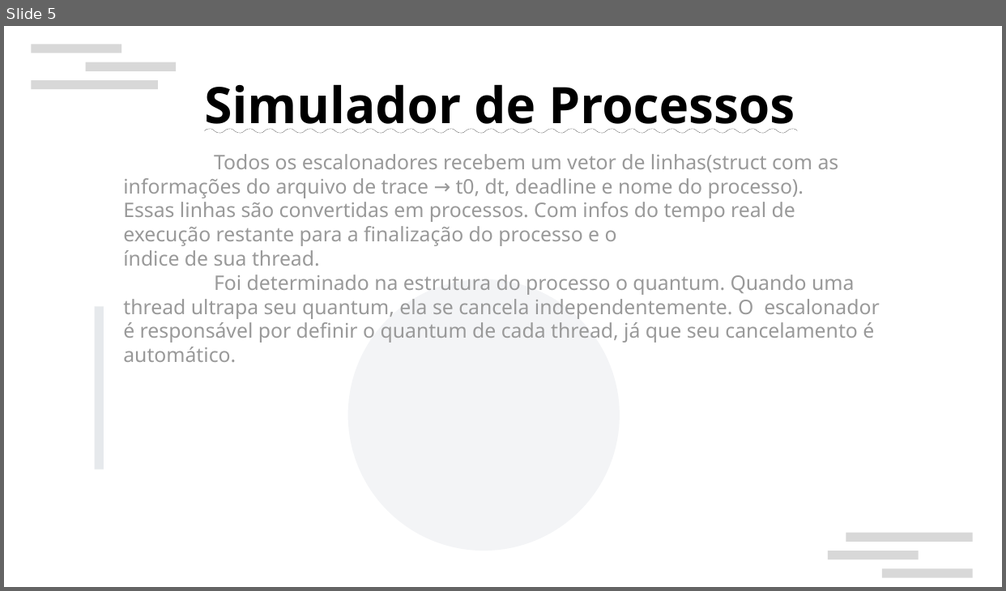
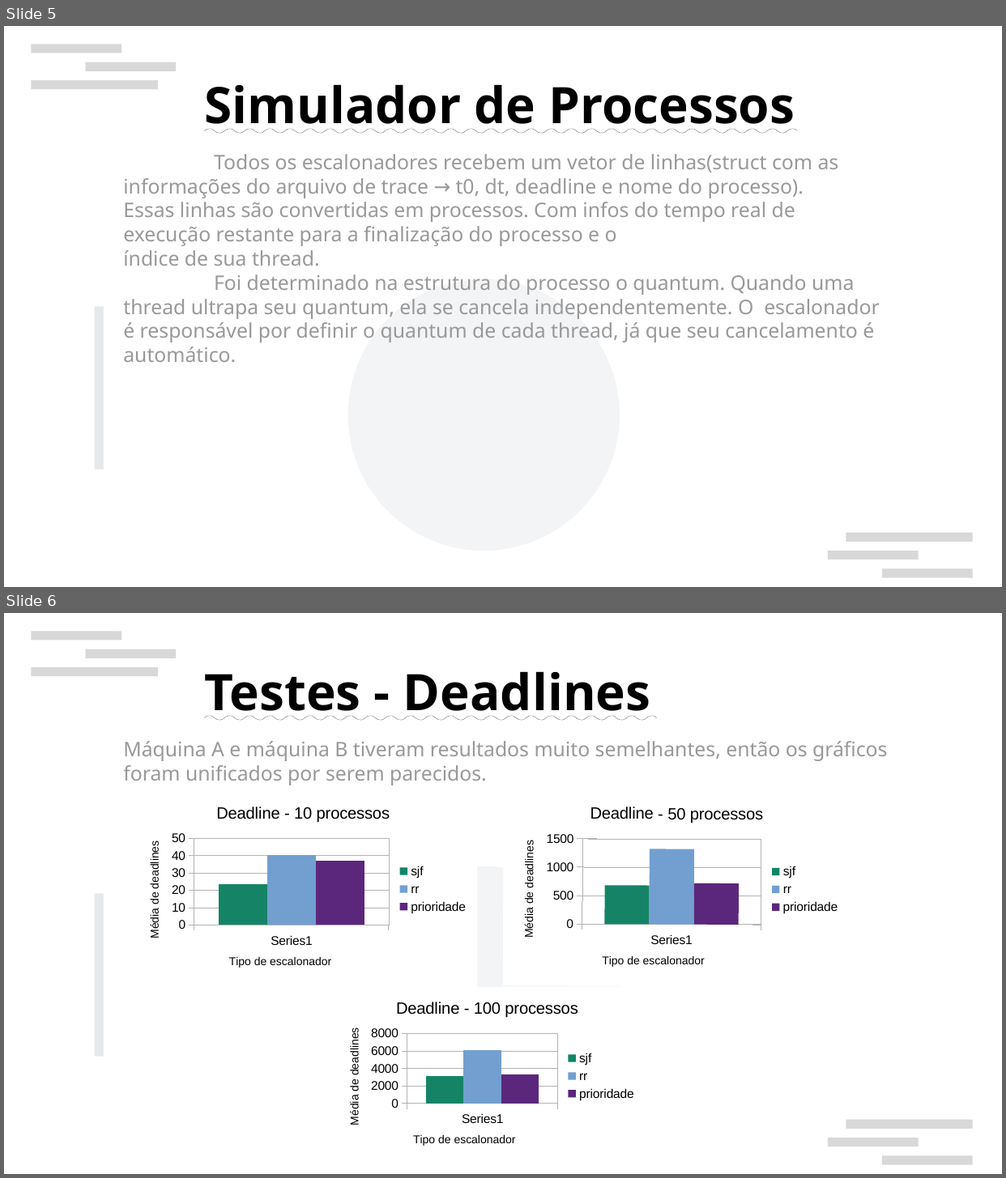
Before and after one commit to SisiBakaMuyo/mac0422, a slide deck: apresentacao.odp. Shown one above the other, each under a label of ours: slide 5 before the commit, slides 5 and 6 after it. The pictures are 1006x591 and 1006x1178 pixels, drawn with LibreOffice and Linux fonts; fonts in the diff are those of the drawing; background and template pictures are left out. Boxes give left, top, right and bottom in pixels: in the first picture for what was removed or moved away, otherwise in the second. Text is boxed around its words. In the diff, an @@ line names an element or a change of style, - is before the commit and + after.

```diff
--- a/apresentacao.odp
+++ b/apresentacao.odp
@@ slide 6 added at bbox=[4, 613, 1002, 1174], background #FFFFFF; not listed: 7 template elements that a slide beside it also shows @@
@@ text added at bbox=[204, 671, 650, 720], 40 pt, text #000000, bold, underline @@
+Testes - Deadlines
@@ text added at bbox=[123, 741, 887, 786], 16 pt, text #999999 @@
+Máquina A e máquina B tiveram resultados muito semelhantes, então os gráficos foram unificados por serem parecidos.
@@ column chart added at bbox=[129, 791, 478, 988] @@
+title "Deadline - 10 processos"
+categories: 
+sjf: 24
+rr: 41
+prioridade: 37
@@ column chart added at bbox=[504, 792, 850, 987] @@
+title "Deadline - 50 processos"
+categories: 
+sjf: 680
+rr: 1330
+prioridade: 720
@@ rectangle added at bbox=[95, 894, 104, 1057], fill #CED4DA at 50% opacity @@
@@ column chart added at bbox=[329, 987, 646, 1165] @@
+title "Deadline - 100 processos"
+categories: 
+sjf: 3100
+rr: 6100
+prioridade: 3300
```
Also in this commit, not shown: 2 slides changed, 2 other slides added, 1 slide removed, 17 other files.
